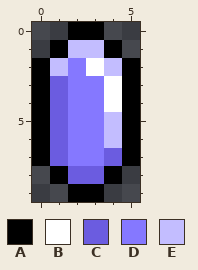
A pixel-art sprite gets an edit: version_desktop/assets/slider_grabber.png. Above is the file before it was changed.
The file is 24x40 pixels, drawn in blocks of 4x4; one block is one cell here.
Palette (. is transparent): A #000000  B #ffffff  C #6b5ce0  D #8578ff  E #c3bdff
Pixels before, first column x 0:
 0 ..AA..
 1 .AEEA.
 2 AEDBEA
 3 ACDDBA
 4 ACDDBA
 5 ACDDEA
 6 ACDDEA
 7 ACDDCA
 8 .ACCA.
 9 ..AA..
The result:
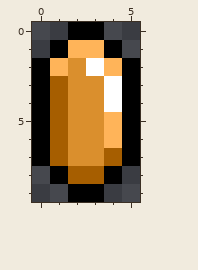
What changed:
colour C: #6b5ce0 -> #a65e00
colour D: #8578ff -> #da8f2d
colour E: #c3bdff -> #ffb459
Changed places in both pictures, as pixel boxes (x1, y1, x2, y2):
changed: (50, 40, 122, 184)
